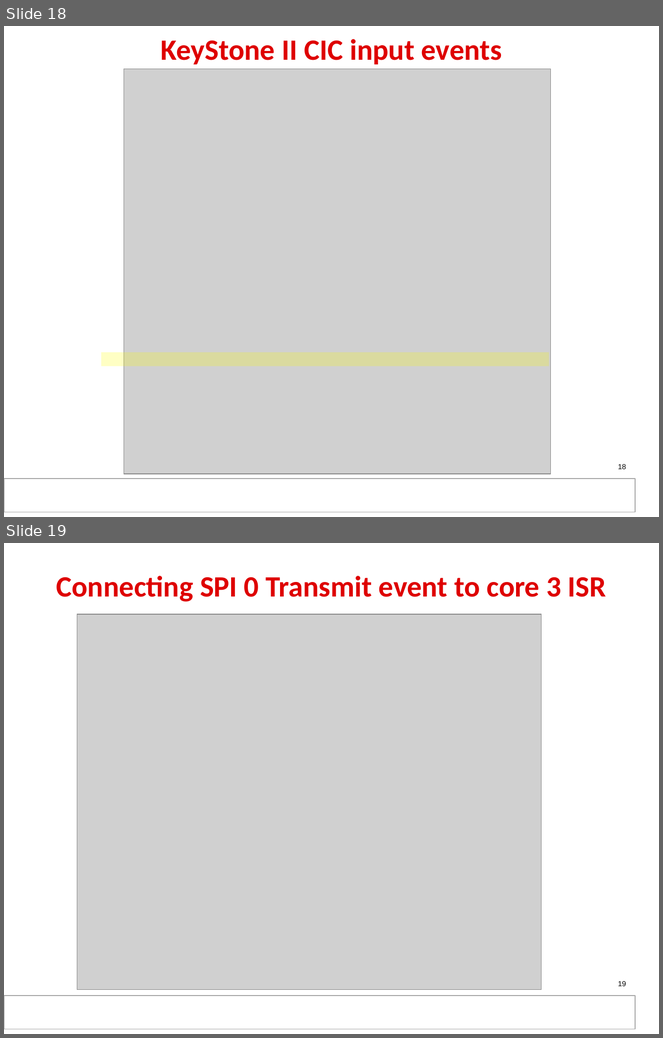
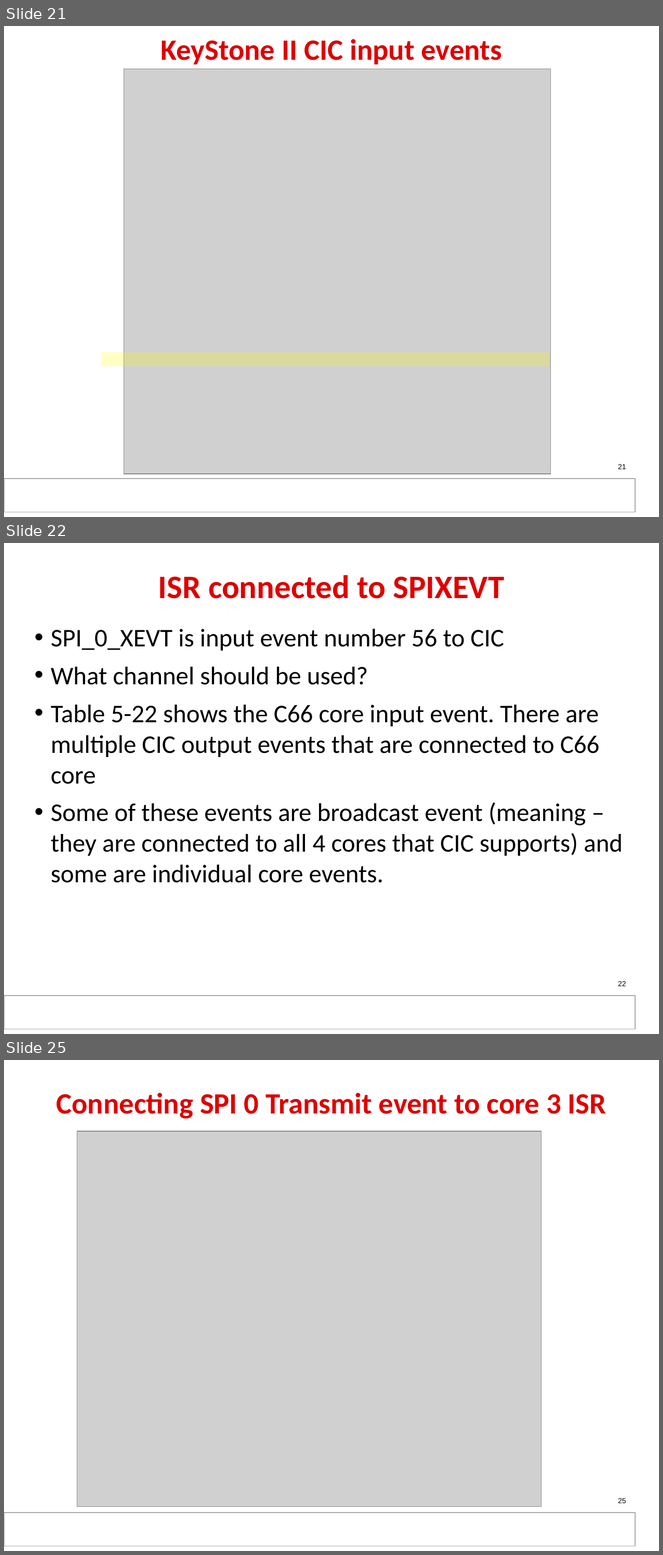
Before and after one commit to hari1989/keystone-workshop, a slide deck: slides/KeyStone_Interrupts.pptx. Shown one above the other, each under a label of ours: slides 18 and 19 before the commit, slides 21, 22 and 25 after it; the slides between them are not shown. The pictures are 663x1038 and 663x1555 pixels, drawn with LibreOffice and Linux fonts; fonts in the diff are those of the drawing; grey boxes stand for pictures; background and template pictures are left out. Boxes give left, top, right and bottom in pixels: in the first picture for what was removed or moved away, otherwise in the second. Text is boxed around its words. In the diff, an @@ line names an element or a change of style, - is before the commit and + after.

```diff
--- a/slides/KeyStone_Interrupts.pptx
+++ b/slides/KeyStone_Interrupts.pptx
@@ slide 22 added at (4, 543, 659, 1034), background #FFFFFF; not listed: 2 template elements that a slide beside it also shows @@
@@ title added at (158, 575, 505, 599), 36 pt, text #DE0000, bold @@
+ISR connected to SPIXEVT
@@ text added at (51, 629, 623, 883), 28 pt, text #000000 @@
+• SPI_0_XEVT is input event number 56 to CIC
+• What channel should be used?
+• Table 5-22 shows the C66 core input event. There are multiple CIC output events that are connected to C66 core
+• Some of these events are broadcast event (meaning – they are connected to all 4 cores that CIC supports) and some are individual core events.
@@ page number added at (618, 981, 626, 987), 8 pt, text #000000 @@
+22
@@ what was slide 18 is now slide 21 @@
@@ page number at (618, 464, 626, 470): text changed @@
-18
+21
@@ what was slide 19 is now slide 25 @@
@@ page number at (618, 1498, 626, 1504): text changed @@
-19
+25
```
Also in this commit, not shown: 6 slides changed, 4 other slides added, 3 slides removed.
